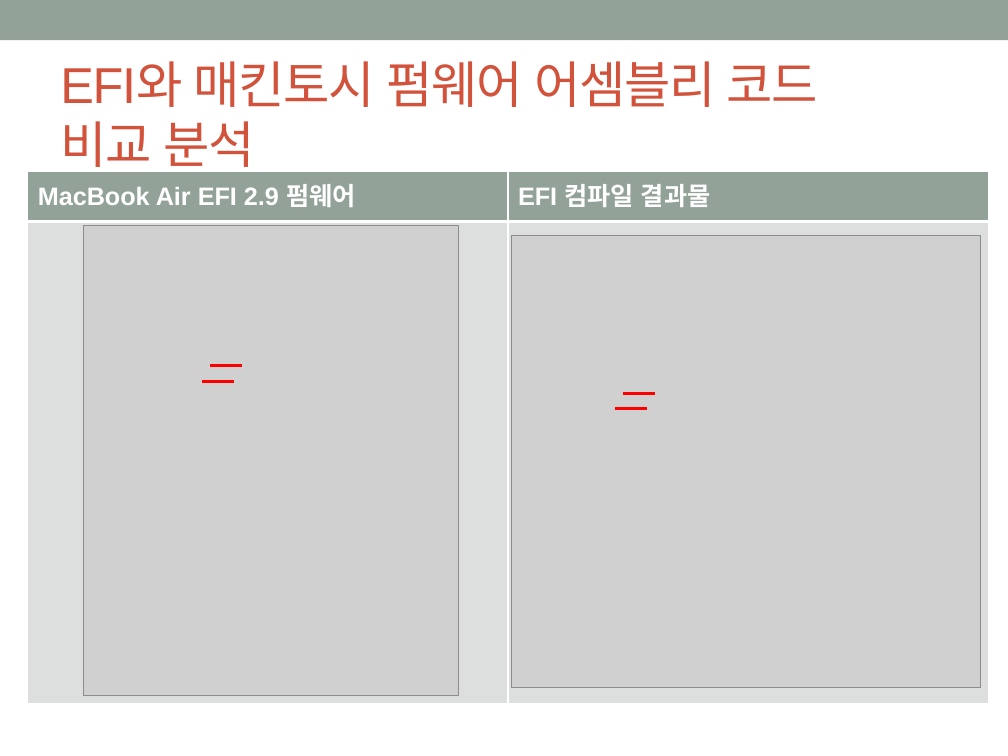
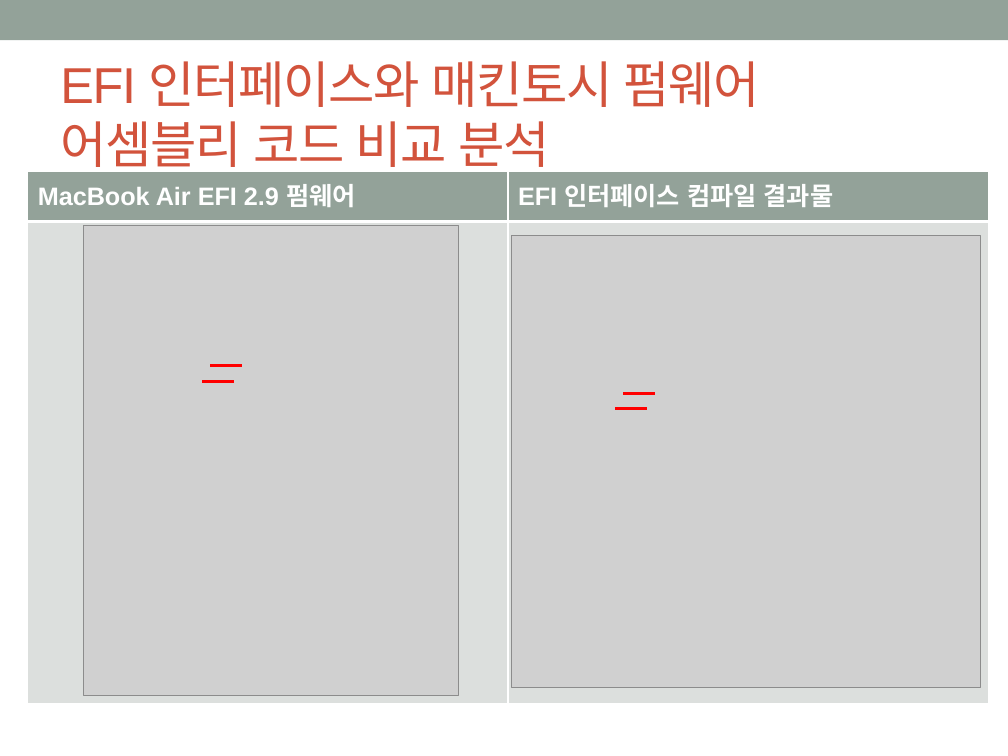
Before and after one commit to godthem90/Mac_Security_S4, a slide deck: slide 7 of 맥 중간발표.pptx (slide 6 before the commit). Drawn at 1008x756 pixels with LibreOffice and Linux fonts; fonts in the diff are those of the drawing; grey boxes stand for pictures. Boxes give left, top, right and bottom in pixels: in the first picture for what was removed or moved away, otherwise in the second. Text is boxed around its words. In the diff, an @@ line names an element or a change of style, - is before the commit and + after.

```diff
--- a/맥 중간발표.pptx
+++ b/맥 중간발표.pptx
@@ title at [60, 61, 760, 176]: text changed @@
-EFI와 매킨토시 펌웨어 어셈블리 코드
-비교 분석
+EFI 인터페이스와 매킨토시 펌웨어
+어셈블리 코드 비교 분석
@@ table at [28, 171, 988, 704] @@
-row 1, column 2: EFI 컴파일 결과물
+row 1, column 2: EFI 인터페이스 컴파일 결과물
```
Also in this commit, not shown: 13 other slides changed, 6 slides added.
